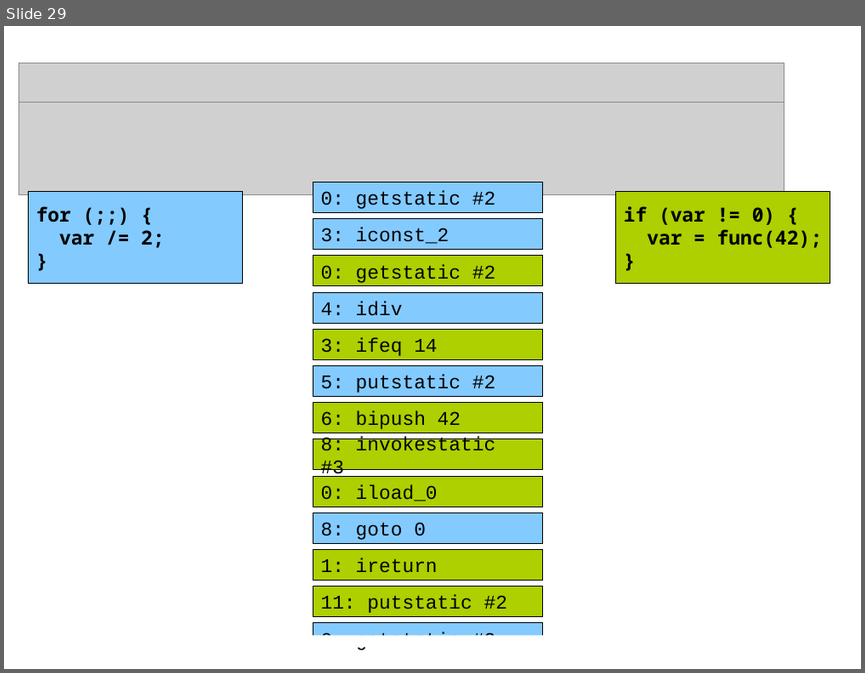
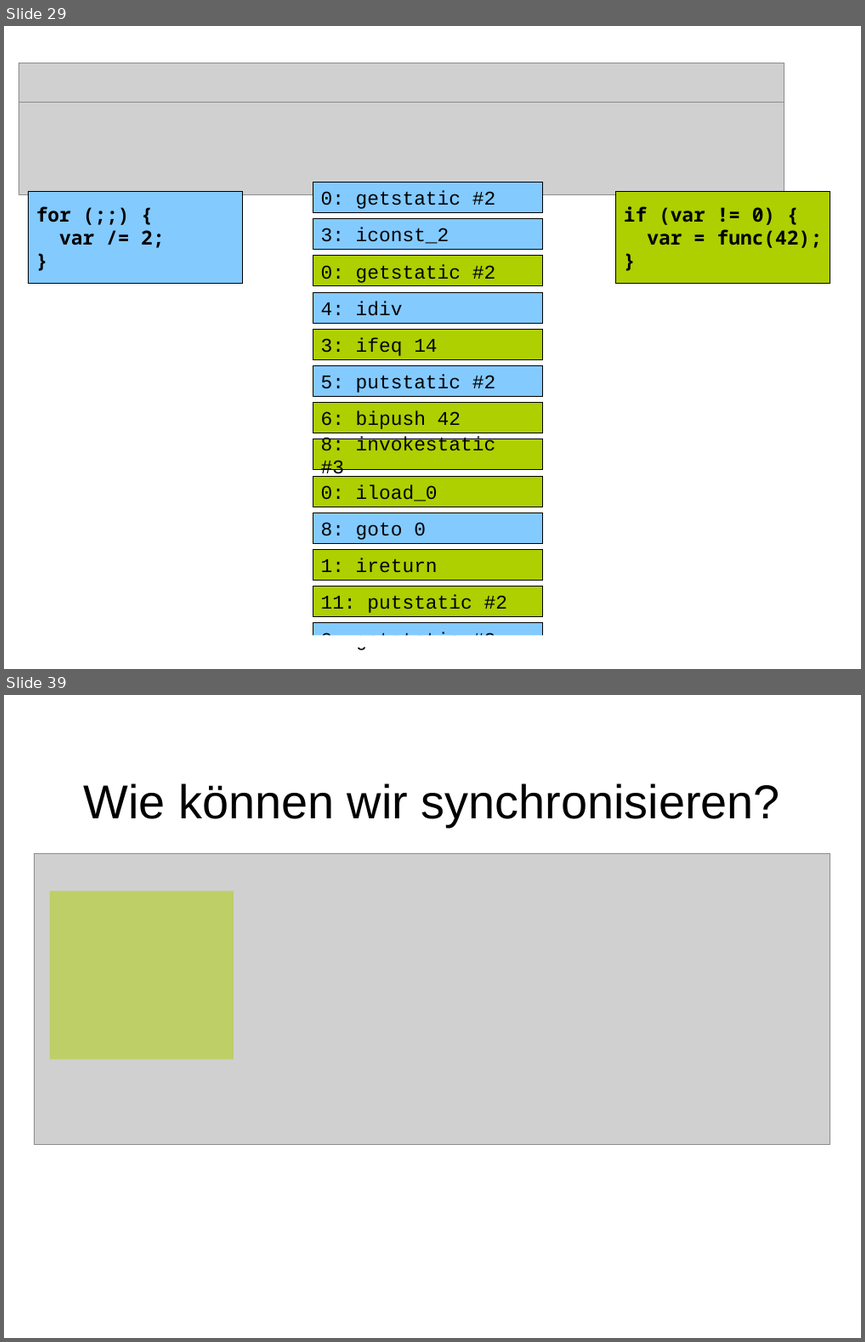
Before and after one commit to dlindner/vorlesung-se2-dhbw, a slide deck: added_2016/Java Memory Model.odp. Shown one above the other, each under a label of ours: slide 29 before the commit, slides 29 and 39 after it; the slides between them are not shown. The pictures are 865x673 and 865x1342 pixels, drawn with LibreOffice and Linux fonts; fonts in the diff are those of the drawing; grey boxes stand for pictures; background and template pictures are left out. Boxes give left, top, right and bottom in pixels: in the first picture for what was removed or moved away, otherwise in the second. Text is boxed around its words. In the diff, an @@ line names an element or a change of style, - is before the commit and + after.

```diff
--- a/added_2016/Java Memory Model.odp
+++ b/added_2016/Java Memory Model.odp
@@ slide 39 added at (x1=4, y1=695, x2=861, y2=1338), background picture (left out) @@
@@ title added at (x1=84, y1=783, x2=780, y2=827), 44 pt, text #000000 @@
+Wie können wir synchronisieren?
@@ picture added at (x1=35, y1=854, x2=830, y2=1145) @@
@@ rectangle added at (x1=50, y1=891, x2=234, y2=1060), fill #AECF00 at 50% opacity @@
```
Also in this commit, not shown: 2 slides changed, 15 other slides added, 8 slides removed.
